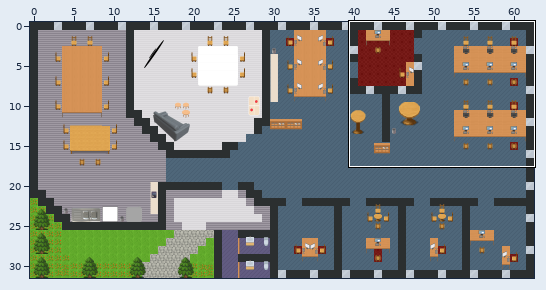
Tiled map (JSON) -- map.tmj. Above: a wide view before the commit, with the close-up outlined.
Close-up. As it was:
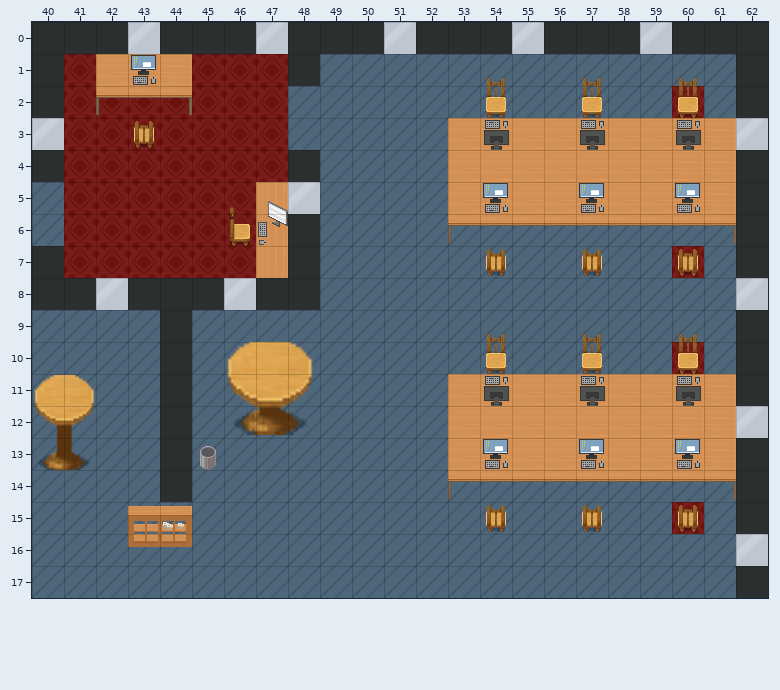
Cells are 32x32 px. Shown: x 40..62, y 0..17. The commit also changed other parts of the map, which this record leaves out.
After the commit:
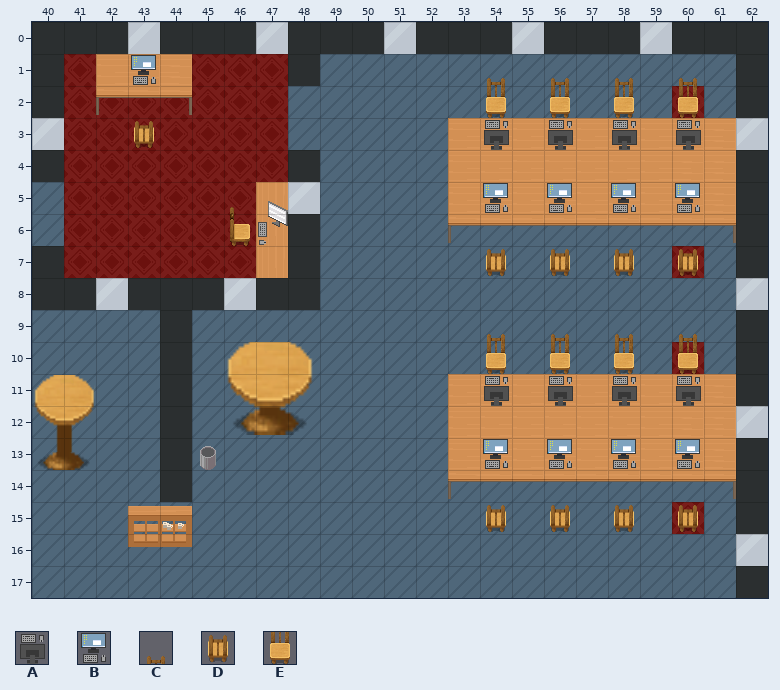
Key: from "WA_Miscellaneous - v2": A 70, B 71; from "WA_Seats - v2": C 261, D 280, E 281.
_ is an empty cell.
The exact change:
{"where": "layer \"furniture/furniture\""}
{"y":1,"x":56,"old":"_C_","new":"C_C"}
{"y":2,"x":56,"old":"_E_","new":"E_E"}
{"y":7,"x":56,"old":"_D_","new":"D_D"}
{"y":9,"x":56,"old":"_C_","new":"C_C"}
{"y":10,"x":56,"old":"_E_","new":"E_E"}
{"y":15,"x":56,"old":"_D_","new":"D_D"}
{"where": "layer \"furniture/computer & co\""}
{"y":3,"x":56,"old":"_A_","new":"A_A"}
{"y":5,"x":56,"old":"_B_","new":"B_B"}
{"y":11,"x":56,"old":"_A_","new":"A_A"}
{"y":13,"x":56,"old":"_B_","new":"B_B"}
{"label":"changed","picture_box":[548,78,637,150]}
{"label":"changed","picture_box":[547,183,636,213]}
{"label":"changed","picture_box":[550,249,640,276]}
{"label":"changed","picture_box":[548,334,637,406]}
{"label":"changed","picture_box":[547,439,636,469]}
{"label":"changed","picture_box":[550,505,640,532]}
